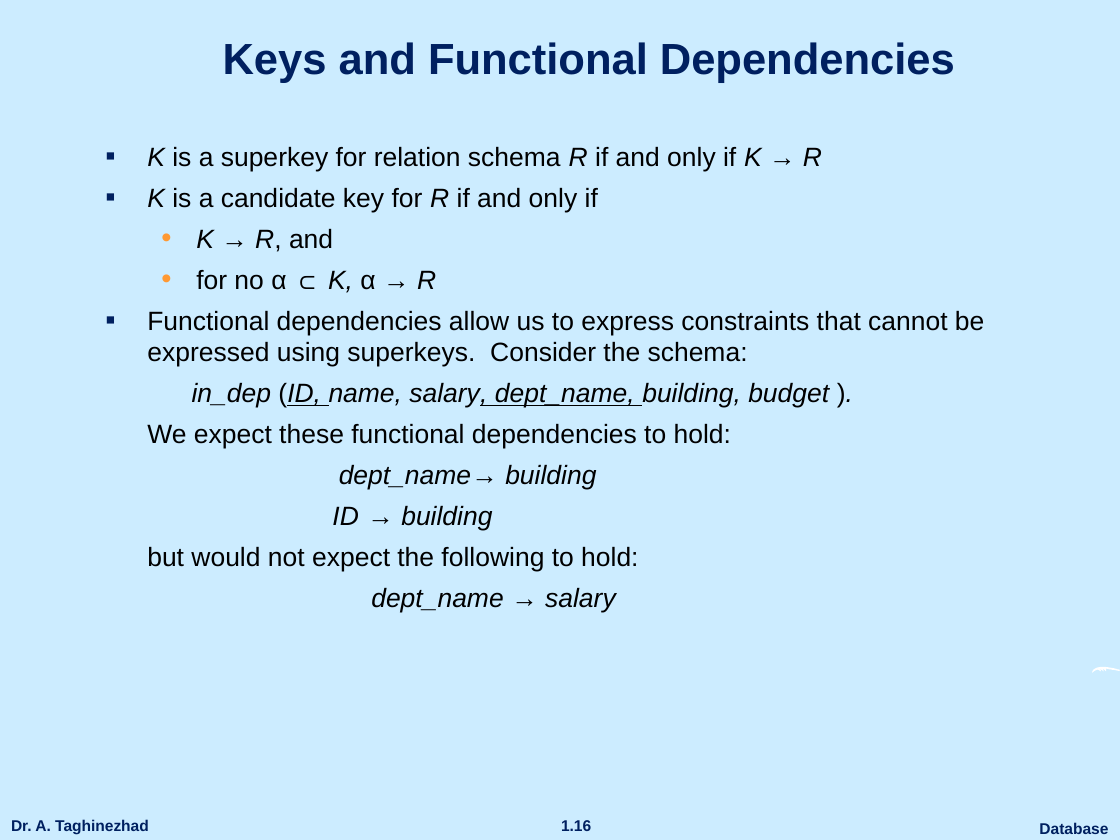
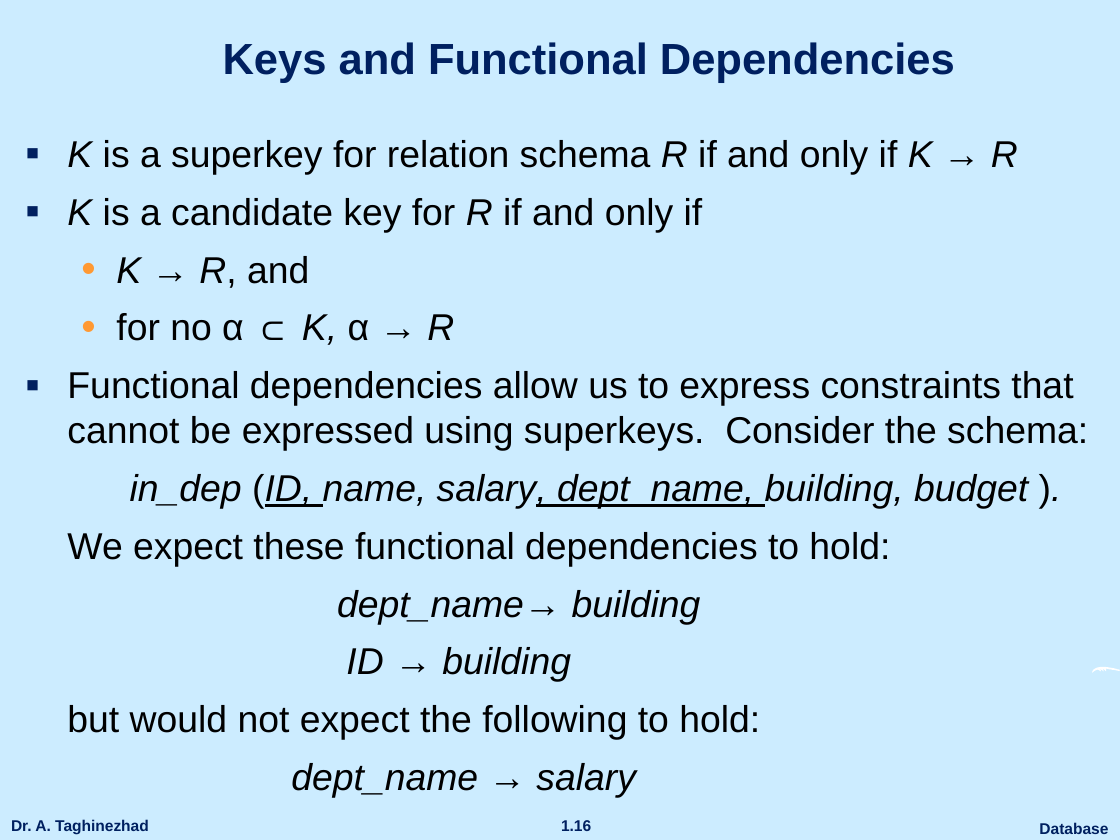
Before and after one commit to ataghinezhad/ataghinezhad.github.io, a slide deck: slide 16 of courses/downloads/temp/Database_Lec5.pptx. Drawn at 1120x840 pixels with LibreOffice and Linux fonts; fonts in the diff are those of the drawing; background and template pictures are left out. Boxes give left, top, right and bottom in pixels: in the first picture for what was removed or moved away, otherwise in the second. Text is boxed around its words. In the diff, an @@ line names an element or a change of style, - is before the commit and + after.

```diff
--- a/courses/downloads/temp/Database_Lec5.pptx
+++ b/courses/downloads/temp/Database_Lec5.pptx
@@ text "K is a superkey for ...": place and size @@
-text "K is a superkey for ..." at <box>147,146,984,613</box>
+text "K is a superkey for ..." at <box>67,140,1088,798</box>
@@ text "K is a superkey for ..." at <box>67,140,1088,798</box>: size 17 to 24 pt; more space between paragraphs @@
```
Also in this commit, not shown: 13 other slides changed, 1 other file.
